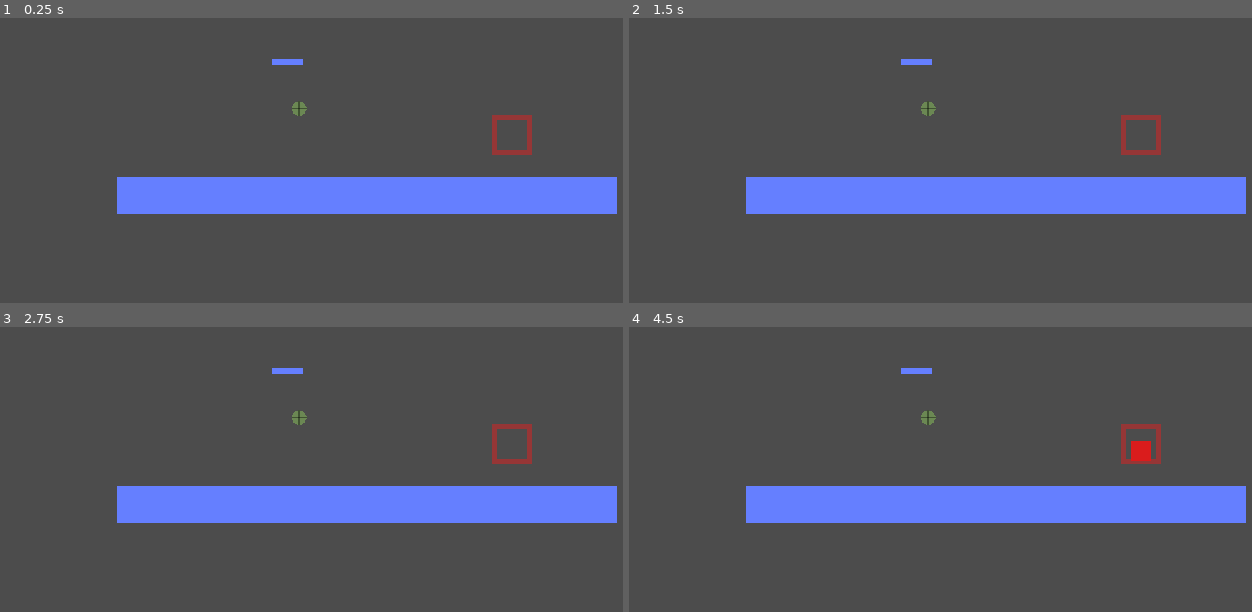
Above: before the commit, frames 1-4 (two rows, left to right).
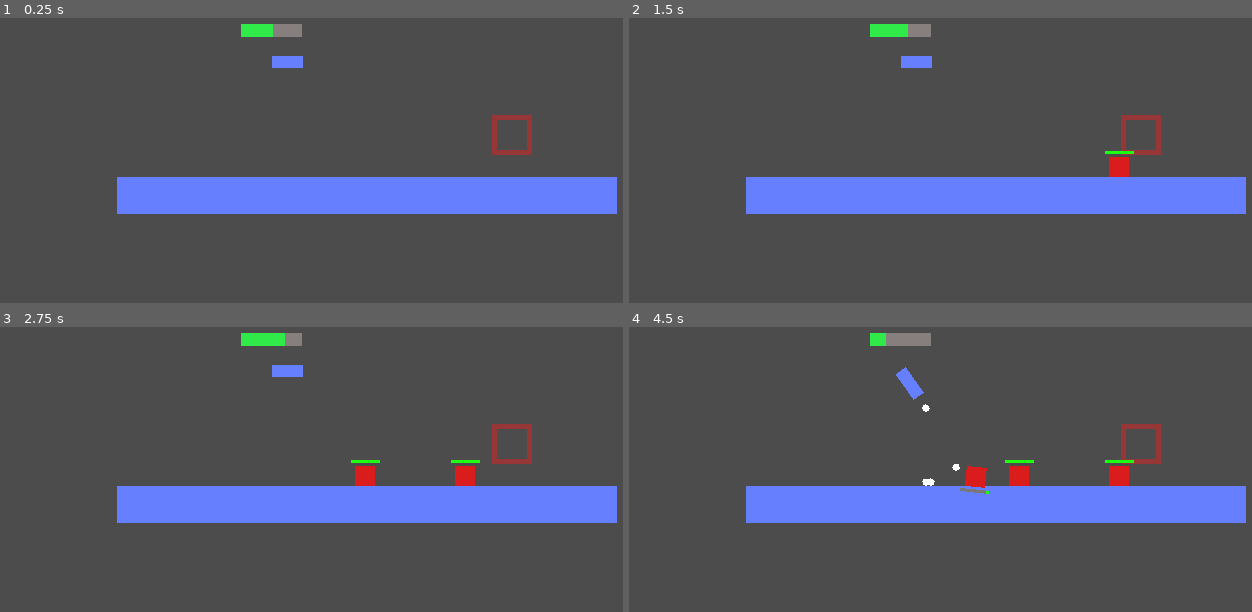
Above: after the commit, the same moments.

Repository: ktosox/GWJ68
Game: Godot game, scene res://test/feature_playground.tscn
Two runs of this game, one before a commit and one after it. Both use one fixed random seed, a clock stepped at 60 frames per second and the inputs below. The project has no main scene, so this scene is started directly. The engine's default icon, where the game draws it, is replaced by a stand-in: a white triangle on a blue panel in a dark square.
Inputs (mouse positions are in pixels of both pictures, inside the frame that each line leads up to):
- Up to frame 1 (0.25 s): no input
- Up to frame 2 (1.5 s): tap Enter at 0.5 s; move the mouse to (1146, 55) at 0.52 s; press the mouse at (1146, 55) at 0.53 s; move the mouse to (809, 100) at 1.27 s; release the mouse at (809, 100) at 1.28 s; click (809, 100) at 1.35 s
- Up to frame 3 (2.75 s): move the mouse to (outside the picture) at 2.02 s; press the mouse at (outside the picture) at 2.03 s
- Up to frame 4 (4.5 s): move the mouse to (928, 478) at 2.77 s; release the mouse at (928, 478) at 2.78 s; click (928, 478) at 2.85 s; move the mouse to (1208, 455) at 3.52 s; press the mouse at (1208, 455) at 3.53 s; move the mouse to (outside the picture) at 4.27 s; release the mouse at (outside the picture) at 4.28 s; click (outside the picture) at 4.35 s

The runs differ from the first frame. In frame 1, 0.6% of the frame differs, in the area x 38-50%, y 2-35%; in frame 2, 0.9%; in frame 3, 1.2%; in frame 4, 2.0%, in the area x 38-84%, y 2-59%.

Commit message:
working example
enemy has a health bar
enemy takes damage
re-made targeting
bullet creation works

Diff:
--- /dev/null
+++ b/Game/stuff/enemy.gd
@@ -0,0 +1,32 @@
+extends RigidBody2D
+
+
+
+export var health_max = 30
+
+var health_current : int
+
+# Called when the node enters the scene tree for the first time.
+func _ready():
+	health_current = health_max
+	$HealthBar.max_value = health_max
+	$HealthBar.value = health_current
+	pass # Replace with function body.
+
+
+func get_hit(damage):
+	health_current -= damage
+	$HealthBar.value = health_current
+	if health_current < 0:
+		die()
+	pass
+
+func die():
+	queue_free()
+	pass
+
+func _on_HitBox_body_entered(body):
+
+	if body.has_method("get_damage"):
+		get_hit(body.get_damage())
+	pass # Replace with function body.
--- a/Game/stuff/enemy.tscn
+++ b/Game/stuff/enemy.tscn
@@ -1,17 +1,46 @@
-[gd_scene load_steps=3 format=2]
+[gd_scene load_steps=6 format=2]
 
 [ext_resource path="res://resources/square.png" type="Texture" id=1]
+[ext_resource path="res://stuff/enemy.gd" type="Script" id=2]
+[ext_resource path="res://resources/full_square.png" type="Texture" id=3]
 
 [sub_resource type="RectangleShape2D" id=1]
 extents = Vector2( 16, 16 )
 
+[sub_resource type="RectangleShape2D" id=2]
+extents = Vector2( 18, 18 )
+
 [node name="Enemy" type="RigidBody2D"]
-modulate = Color( 0.858824, 0.113725, 0.113725, 1 )
 collision_layer = 16
 collision_mask = 18
+contacts_reported = 2
+contact_monitor = true
+script = ExtResource( 2 )
 
 [node name="CollisionShape2D" type="CollisionShape2D" parent="."]
 shape = SubResource( 1 )
 
 [node name="Square" type="Sprite" parent="."]
+modulate = Color( 0.858824, 0.113725, 0.113725, 1 )
 texture = ExtResource( 1 )
+
+[node name="HitBox" type="Area2D" parent="."]
+collision_layer = 0
+collision_mask = 8
+
+[node name="CollisionShape2D" type="CollisionShape2D" parent="HitBox"]
+shape = SubResource( 2 )
+
+[node name="HealthBar" type="TextureProgress" parent="."]
+margin_left = -23.0
+margin_top = -25.0
+margin_right = 23.0
+margin_bottom = -20.0
+value = 80.0
+texture_under = ExtResource( 3 )
+texture_progress = ExtResource( 3 )
+tint_under = Color( 0.47451, 0.47451, 0.47451, 1 )
+tint_progress = Color( 0.117647, 1, 0.0666667, 1 )
+nine_patch_stretch = true
+
+[connection signal="body_entered" from="HitBox" to="." method="_on_HitBox_body_entered"]
--- /dev/null
+++ b/Game/stuff/nail.gd
@@ -0,0 +1,17 @@
+extends RigidBody2D
+
+
+export var damage = 4
+
+
+# Called when the node enters the scene tree for the first time.
+func _ready():
+	pass # Replace with function body.
+
+
+# Called every frame. 'delta' is the elapsed time since the previous frame.
+#func _process(delta):
+#	pass
+func get_damage():
+	get_tree().create_timer(0.4).connect("timeout",self,"queue_free") # self desturct after 0.4 s
+	return damage
--- a/Game/stuff/nail.tscn
+++ b/Game/stuff/nail.tscn
@@ -1,11 +1,13 @@
-[gd_scene load_steps=2 format=2]
+[gd_scene load_steps=3 format=2]
 
 [ext_resource path="res://resources/arrow.png" type="Texture" id=1]
+[ext_resource path="res://stuff/nail.gd" type="Script" id=2]
 
 [node name="Nail" type="RigidBody2D"]
 collision_layer = 0
 collision_mask = 2
 mass = 4.0
+script = ExtResource( 2 )
 
 [node name="Arrow" type="Sprite" parent="."]
 scale = Vector2( 0.5, 1 )
--- a/Game/stuff/turret_stuff/barrel.gd
+++ b/Game/stuff/turret_stuff/barrel.gd
@@ -6,26 +6,42 @@
 
 signal has_fired
 
+var bullet_scene = preload("res://stuff/turret_stuff/bullet.tscn")
+
 var on_cooldown = false
+
+
+
 
 func set_can_shoot(shoot_state : bool):
 	if shoot_state == can_shoot:
 		return
 	can_shoot = shoot_state
-	if can_shoot == true:
-		if on_cooldown == false:
-			fire()
+	fire()
 	pass
 
 func fire():
+	if can_shoot == false or on_cooldown == true:
+		return
 	# ammo creation code goes here
+	var new_bullet = bullet_scene.instance()
+	new_bullet.global_position = $BulletSpawn.global_position
+	var speed = 260
+	new_bullet.apply_central_impulse(Vector2.RIGHT.rotated(global_rotation) * speed)
+	get_tree().current_scene.add_child(new_bullet)
 	on_cooldown = true
 	$CooldownTimer.start()
 	emit_signal("has_fired")
 	pass
 
 
+
+
 func _on_CooldownTimer_timeout():
 	on_cooldown = false
-	if can_shoot:
-		fire()
+	fire()
+
+
+func _on_EnemyDetector_body_entered(body):
+	fire()
+	pass # Replace with function body.
--- a/Game/stuff/turret_stuff/barrel.tscn
+++ b/Game/stuff/turret_stuff/barrel.tscn
@@ -1,6 +1,9 @@
-[gd_scene load_steps=2 format=2]
+[gd_scene load_steps=3 format=2]
 
 [ext_resource path="res://stuff/turret_stuff/barrel.gd" type="Script" id=1]
+
+[sub_resource type="RectangleShape2D" id=1]
+extents = Vector2( 210.5, 10 )
 
 [node name="Barrel" type="Node2D"]
 script = ExtResource( 1 )
@@ -10,10 +13,19 @@
 width = 20.0
 
 [node name="CooldownTimer" type="Timer" parent="."]
-wait_time = 2.0
+wait_time = 0.7
 one_shot = true
 
 [node name="BulletSpawn" type="Position2D" parent="."]
-position = Vector2( 46, 0 )
+position = Vector2( 55, 0 )
+
+[node name="EnemyDetector" type="Area2D" parent="."]
+collision_layer = 0
+collision_mask = 16
+
+[node name="CollisionShape2D" type="CollisionShape2D" parent="EnemyDetector"]
+position = Vector2( 256.5, 0 )
+shape = SubResource( 1 )
 
 [connection signal="timeout" from="CooldownTimer" to="." method="_on_CooldownTimer_timeout"]
+[connection signal="body_entered" from="EnemyDetector" to="." method="_on_EnemyDetector_body_entered"]
--- /dev/null
+++ b/Game/stuff/turret_stuff/bullet.gd
@@ -0,0 +1,16 @@
+extends RigidBody2D
+
+
+
+export var damage = 9
+
+
+
+func _ready():
+	pass # Replace with function body.
+
+
+
+func get_damage():
+	get_tree().create_timer(0.4).connect("timeout",self,"queue_free") # self desturct after 0.4 s
+	return damage
--- a/Game/stuff/turret_stuff/bullet.tscn
+++ b/Game/stuff/turret_stuff/bullet.tscn
@@ -1,15 +1,19 @@
-[gd_scene load_steps=3 format=2]
+[gd_scene load_steps=4 format=2]
 
 [ext_resource path="res://resources/dot.png" type="Texture" id=1]
+[ext_resource path="res://stuff/turret_stuff/bullet.gd" type="Script" id=2]
 
 [sub_resource type="CircleShape2D" id=1]
-radius = 11.0
+radius = 6.0
 
 [node name="Bullet" type="RigidBody2D"]
 collision_layer = 8
 collision_mask = 18
+gravity_scale = 0.1
+script = ExtResource( 2 )
 
 [node name="Dot" type="Sprite" parent="."]
+scale = Vector2( 0.5, 0.5 )
 texture = ExtResource( 1 )
 
 [node name="CollisionShape2D" type="CollisionShape2D" parent="."]
--- a/Game/stuff/turret_stuff/turret.gd
+++ b/Game/stuff/turret_stuff/turret.gd
@@ -8,9 +8,9 @@
 
 var battery_max = 100.0
 
-var battery_current = 0.0
+var battery_current = 50.0
 
-var charge_rate = 0.5
+var charge_rate = 2.0
 
 var efficiency_discount = 0.0
 
@@ -18,7 +18,7 @@
 
 var damage = 0.0
 
-var cost = 0.0
+var cost = 6.0
 
 var cooldown = 0.0
 
@@ -28,37 +28,46 @@
 
 var tracked_enemy = null
 
+func _ready():
+	assemble_turret()
+
 
 var tooltip_scene = preload("res://ui/turret_tooltip.tscn")
 
 func _process(delta):
 	battery_current += delta * charge_rate
 	battery_current = min(battery_current, battery_max)
-	if tracked_enemy != null:
-		$Tracker.global_position = tracked_enemy.global_position
-		$BarrelSlot.look_at($Tracker.global_position)
+	$BatteryBar.value = battery_current
+	if tracked_enemy != null and is_instance_valid(tracked_enemy):
+		$BarrelSlot.look_at(tracked_enemy.global_position)
 
 func assemble_turret():
 	# place base
 	# place barrel
+
 	# connect signal from barrel to "shots_fired"
+	$BarrelSlot/Barrel.connect("has_fired",self,"shots_fired")
 	# get Funcref from barrel for turning it on/off
 	pass
 
 func shots_fired():
 	battery_current -= cost
+
 	if battery_current < cost:
 		$EnergyChecker.start()
 		# call Funcref from barrel to turn it off
+		$BarrelSlot/Barrel.set_can_shoot(false)
 	pass
 
 
-func update_tracker():
+func update_tracked_enemy():
 	var possible_targets = $EnemyDetector.get_overlapping_bodies()
-	if possible_targets.size() == 0:
-		tracked_enemy = null
-		return
-	tracked_enemy = possible_targets[0]
+	var chosen_target = null
+	if possible_targets.size() != 0:
+		chosen_target = possible_targets[0]
+	tracked_enemy = chosen_target
+
+
 	pass
 
 
@@ -67,6 +76,7 @@
 	if battery_current > cost:
 		$EnergyChecker.stop()
 		# call Funcref from barrel to turn it on
+		$BarrelSlot/Barrel.set_can_shoot(true)
 	pass # Replace with function body.
 
 
@@ -82,13 +92,13 @@
 
 
 func _on_EnemyDetector_body_entered(body):
-	if tracked_enemy == null:
-		update_tracker()
+	if !is_instance_valid(tracked_enemy):
+		update_tracked_enemy()
+	print(tracked_enemy)
 	pass # Replace with function body.
 
 
 func _on_EnemyDetector_body_exited(body):
 	if body == tracked_enemy:
-		tracked_enemy = null
-		update_tracker()
+		update_tracked_enemy()
 	pass # Replace with function body.
--- a/Game/stuff/turret_stuff/turret.tscn
+++ b/Game/stuff/turret_stuff/turret.tscn
@@ -1,8 +1,9 @@
-[gd_scene load_steps=5 format=2]
+[gd_scene load_steps=6 format=2]
 
 [ext_resource path="res://stuff/turret_stuff/turret.gd" type="Script" id=1]
 [ext_resource path="res://ui/turret_tooltip.tscn" type="PackedScene" id=2]
-[ext_resource path="res://resources/dot.png" type="Texture" id=3]
+[ext_resource path="res://stuff/turret_stuff/barrel.tscn" type="PackedScene" id=4]
+[ext_resource path="res://resources/full_square.png" type="Texture" id=5]
 
 [sub_resource type="CircleShape2D" id=1]
 radius = 200.0
@@ -36,27 +37,20 @@
 [node name="CollisionShape2D" type="CollisionShape2D" parent="EnemyDetector"]
 shape = SubResource( 1 )
 
-[node name="Tracker" type="Sprite" parent="."]
-modulate = Color( 0.607843, 0.894118, 0.368627, 0.4 )
-position = Vector2( 44, 75 )
-z_index = 5
-texture = ExtResource( 3 )
-
-[node name="Line2D" type="Line2D" parent="Tracker"]
-points = PoolVector2Array( -12, 0, 12, 0 )
-width = 2.0
-default_color = Color( 0, 0, 0, 1 )
-
-[node name="Line2D2" type="Line2D" parent="Tracker"]
-rotation = 1.5708
-points = PoolVector2Array( -12, 0, 12, 0 )
-width = 2.0
-default_color = Color( 0, 0, 0, 1 )
-
 [node name="BarrelSlot" type="Node2D" parent="."]
 
-[node name="Line2D" type="Line2D" parent="BarrelSlot"]
-points = PoolVector2Array( 0, 0, 50, 0 )
+[node name="Barrel" parent="BarrelSlot" instance=ExtResource( 4 )]
+
+[node name="BatteryBar" type="TextureProgress" parent="."]
+margin_left = -49.0
+margin_top = -60.0
+margin_right = 49.0
+margin_bottom = -40.0
+texture_under = ExtResource( 5 )
+texture_progress = ExtResource( 5 )
+tint_under = Color( 0.533333, 0.498039, 0.498039, 1 )
+tint_progress = Color( 0.188235, 0.921569, 0.286275, 1 )
+nine_patch_stretch = true
 
 [connection signal="mouse_entered" from="HoverBox" to="." method="_on_HoverBox_mouse_entered"]
 [connection signal="mouse_exited" from="HoverBox" to="." method="_on_HoverBox_mouse_exited"]
--- a/Game/test/feature_playground.gd
+++ b/Game/test/feature_playground.gd
@@ -9,6 +9,7 @@
 
 # Called when the node enters the scene tree for the first time.
 func _ready():
+	Engine.time_scale = 4
 	pass # Replace with function body.
 
 
--- a/Game/test/feature_playground.tscn
+++ b/Game/test/feature_playground.tscn
@@ -64,7 +64,7 @@
 position = Vector2( 682, -172 )
 collision_layer = 2
 collision_mask = 16
-constant_linear_velocity = Vector2( -80, 0 )
+constant_linear_velocity = Vector2( -40, 0 )
 
 [node name="Line2D" type="Line2D" parent="StaticBody2D"]
 points = PoolVector2Array( 400, 0, -400, 0 )
@@ -79,5 +79,10 @@
 [node name="Turret" parent="." instance=ExtResource( 9 )]
 position = Vector2( 529, -386 )
 
+[node name="Barrel" parent="Turret/BarrelSlot" index="0"]
+can_shoot = true
+
 [connection signal="mouse_entered" from="Icon/TextureProgress" to="." method="_on_TextureProgress_mouse_entered"]
 [connection signal="mouse_exited" from="Icon/TextureProgress" to="." method="_on_TextureProgress_mouse_exited"]
+
+[editable path="Turret"]
Binary file added: Game/resources/full_square.png
Not shown, added: Game/resources/full_square.png.import
